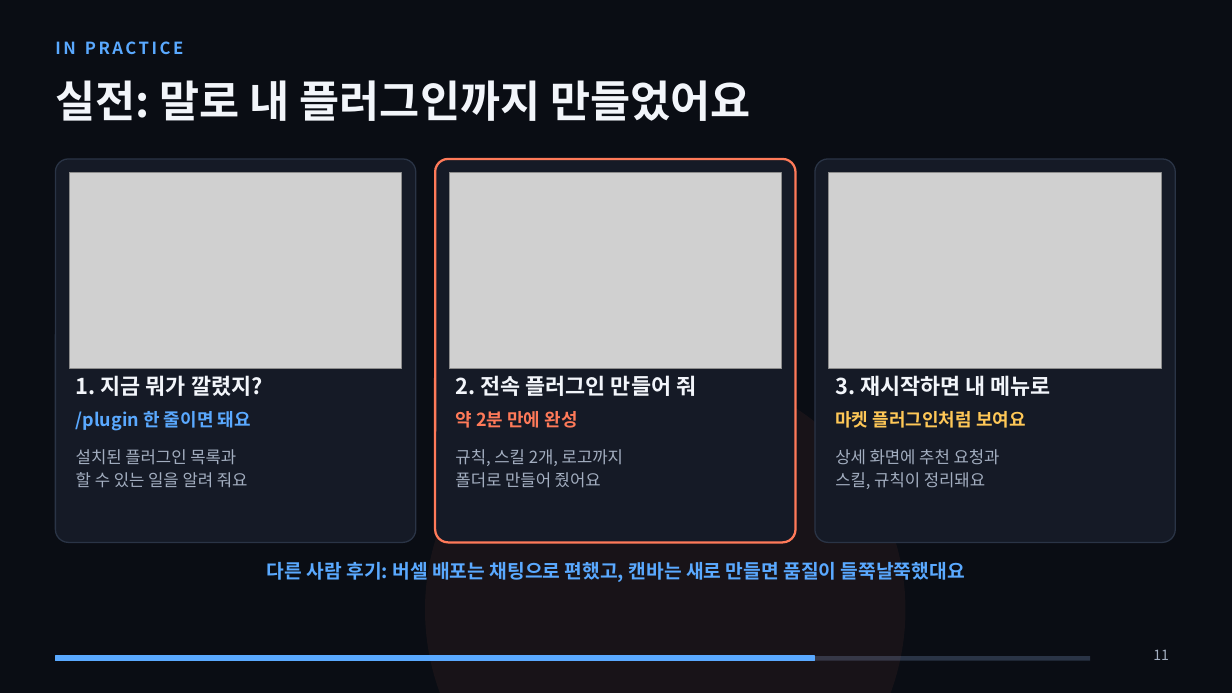
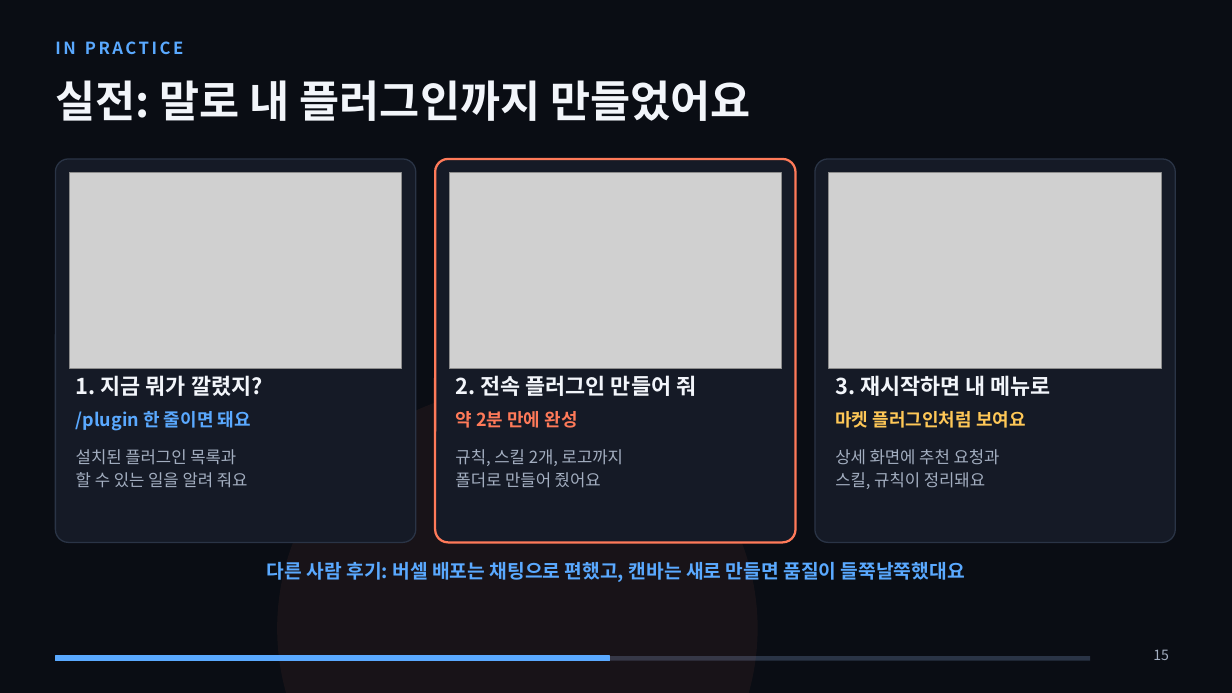
Before and after one commit to metaluca27/huhsame-script, a slide deck: slide 15 of docs/강의/안티그라비티_입문/안티그라비티_입문_강의.pptx (slide 11 before the commit). Drawn at 1232x693 pixels with LibreOffice and Linux fonts; fonts in the diff are those of the drawing; grey boxes stand for pictures. Boxes give left, top, right and bottom in pixels: in the first picture for what was removed or moved away, otherwise in the second. Text is boxed around its words. In the diff, an @@ line names an element or a change of style, - is before the commit and + after.

```diff
--- a/docs/강의/안티그라비티_입문/안티그라비티_입문_강의.pptx
+++ b/docs/강의/안티그라비티_입문/안티그라비티_입문_강의.pptx
@@ ellipse: place and size @@
-ellipse at bbox=[425, 370, 906, 693]
+ellipse at bbox=[277, 388, 758, 693]
@@ rectangle: place and size @@
-rectangle at bbox=[55, 656, 814, 661]
+rectangle at bbox=[55, 656, 610, 661]
@@ page number at bbox=[1153, 649, 1169, 660]: text changed @@
-11
+15
```
Also in this commit, not shown: 13 other slides changed, 13 slides added, 13 other files.
